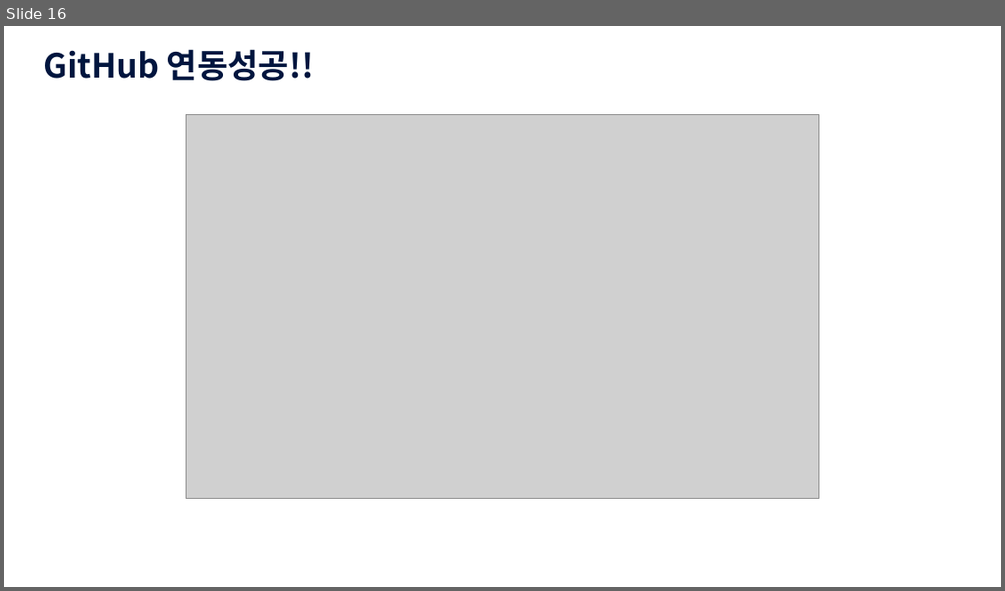
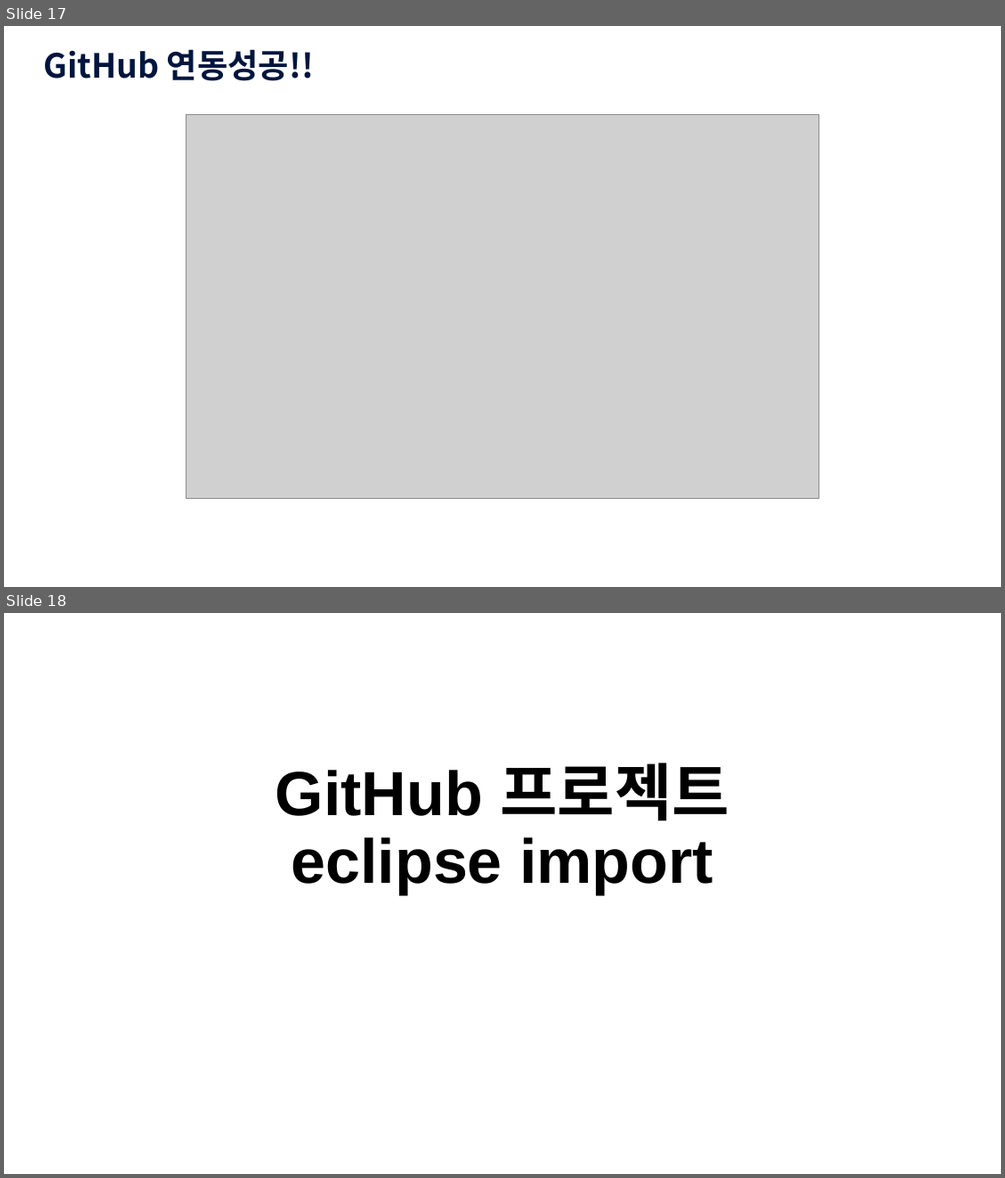
Before and after one commit to dobby2024/JavaSEW, a slide deck: src/JAVA_GitHub연동.pptx. Shown one above the other, each under a label of ours: slide 16 before the commit, slides 17 and 18 after it. The pictures are 1005x591 and 1005x1178 pixels, drawn with LibreOffice and Linux fonts; fonts in the diff are those of the drawing; grey boxes stand for pictures; background and template pictures are left out. Boxes give left, top, right and bottom in pixels: in the first picture for what was removed or moved away, otherwise in the second. Text is boxed around its words. In the diff, an @@ line names an element or a change of style, - is before the commit and + after.

```diff
--- a/src/JAVA_GitHub연동.pptx
+++ b/src/JAVA_GitHub연동.pptx
@@ slide 18 added at (4,613,1001,1174), background picture (left out) @@
@@ title added at (275,763,730,894), 60 pt, text #000000, bold @@
+GitHub 프로젝트
+eclipse import
@@ what was slide 16 is now slide 17 @@
```
Also in this commit, not shown: 11 other slides added.
